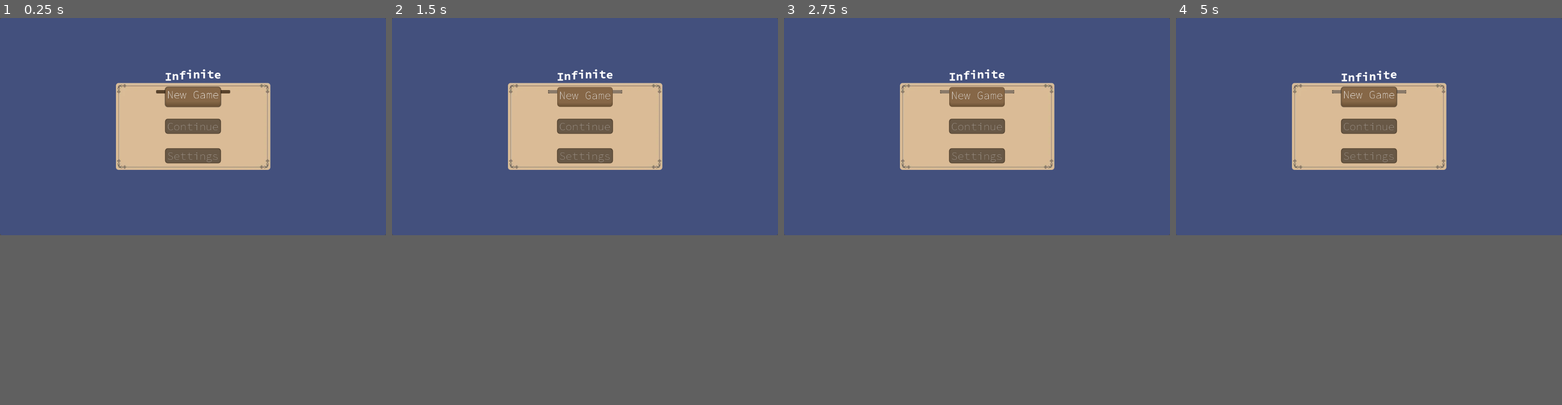
Above: before the commit, frames 1-4 (left to right).
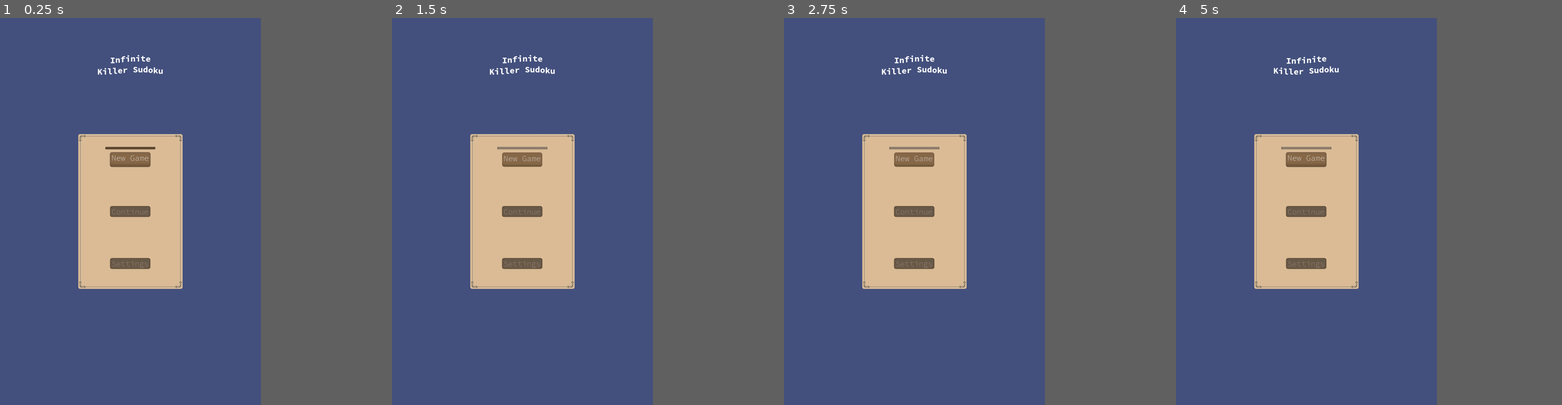
Above: after the commit, the same moments.

Repository: a-siu/killer-sudoku
Game: Godot game, scene res://scene/Main/main_menu.tscn
Two runs of this game, one before a commit and one after it. Both use one fixed random seed, a clock stepped at 60 frames per second and the inputs below.
Inputs (mouse positions are in pixels of both pictures, inside the frame that each line leads up to):
- Up to frame 1 (0.25 s): no input
- Up to frame 2 (1.5 s): click "New Game" at 0.5 s; click "New Game" at 1.25 s
- Up to frame 3 (2.75 s): click "New Game" at 2 s
- Up to frame 4 (5 s): move the mouse to (1453, 114) at 2.77 s; hold Tab (input_draft) 2.78-3.53 s; click (1453, 114) at 2.92 s; move the mouse to (1291, 137) at 3.52 s; tap Backspace (input_erase) at 3.6 s; click (1291, 137) at 3.67 s; move the mouse to (1407, 79) at 4.27 s; hold Tab (input_draft) from 4.28 s (still down); click (1407, 79) at 4.42 s
In our replay, the window is 799x449 before the commit and 540x800 after it. These sizes can differ from the game's own. Grey fills any space a smaller window leaves; there, only what the larger window draws over its background counts as a difference.

The runs differ from the first frame. In frame 1, 18% of the frame differs, in the area x 0-100%, y 0-100%; in frame 2, 18%; in frame 3, 18%; in frame 4, 18%.

Commit message:
removed test runner autoload

Diff:
--- a/project.godot
+++ b/project.godot
@@ -21,10 +21,11 @@
 [autoload]
 
 Game="*res://script/Game Logic/game_manager.gd"
-TestRunner="*res://script/Test/test_runner.gd"
 
 [display]
 
+window/size/viewport_width=1080
+window/size/viewport_height=1920
 window/handheld/orientation=1
 
 [file_customization]
@@ -34,7 +35,6 @@
 "res://save/": "purple",
 "res://scene/": "blue",
 "res://script/": "yellow",
-"res://script/Test/": "gray",
 "res://theme/": "green"
 }
 
